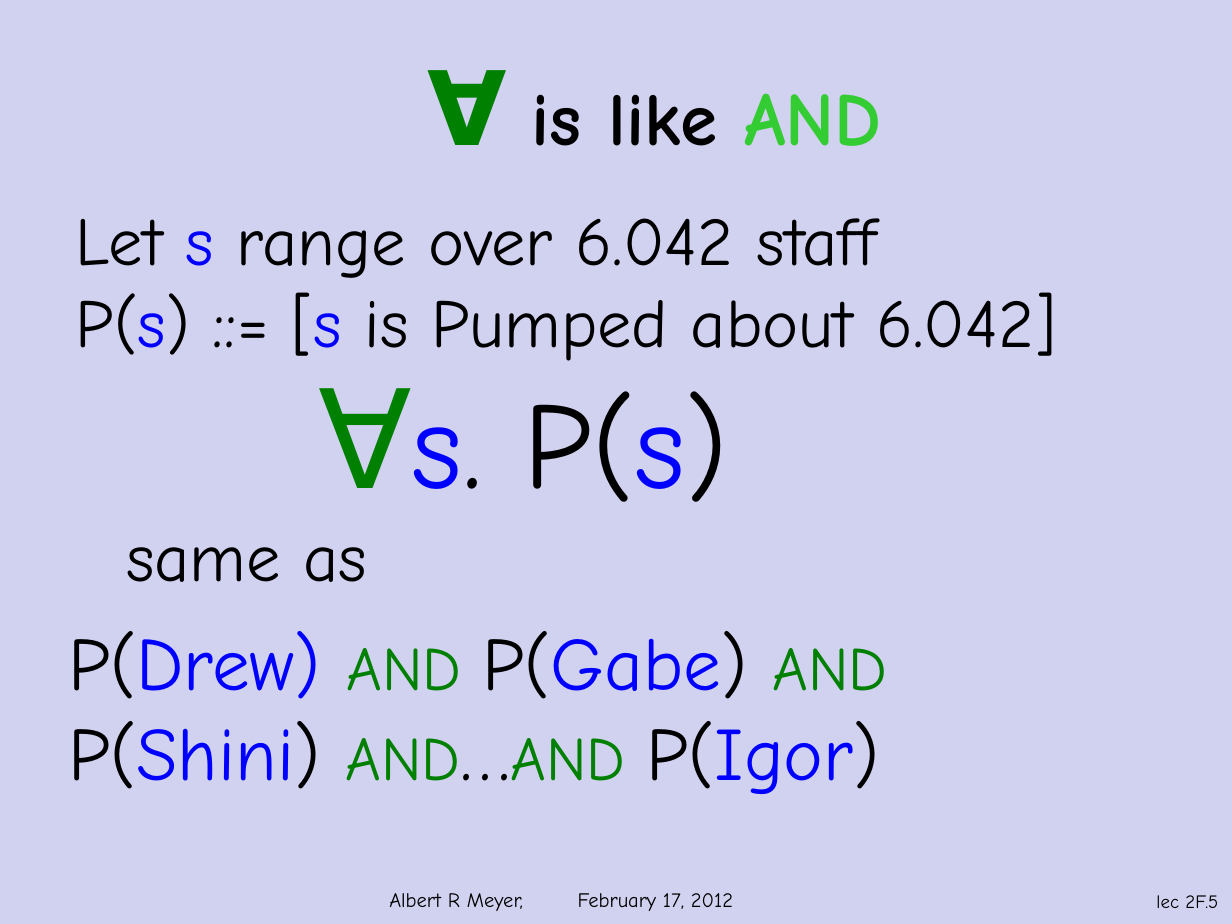
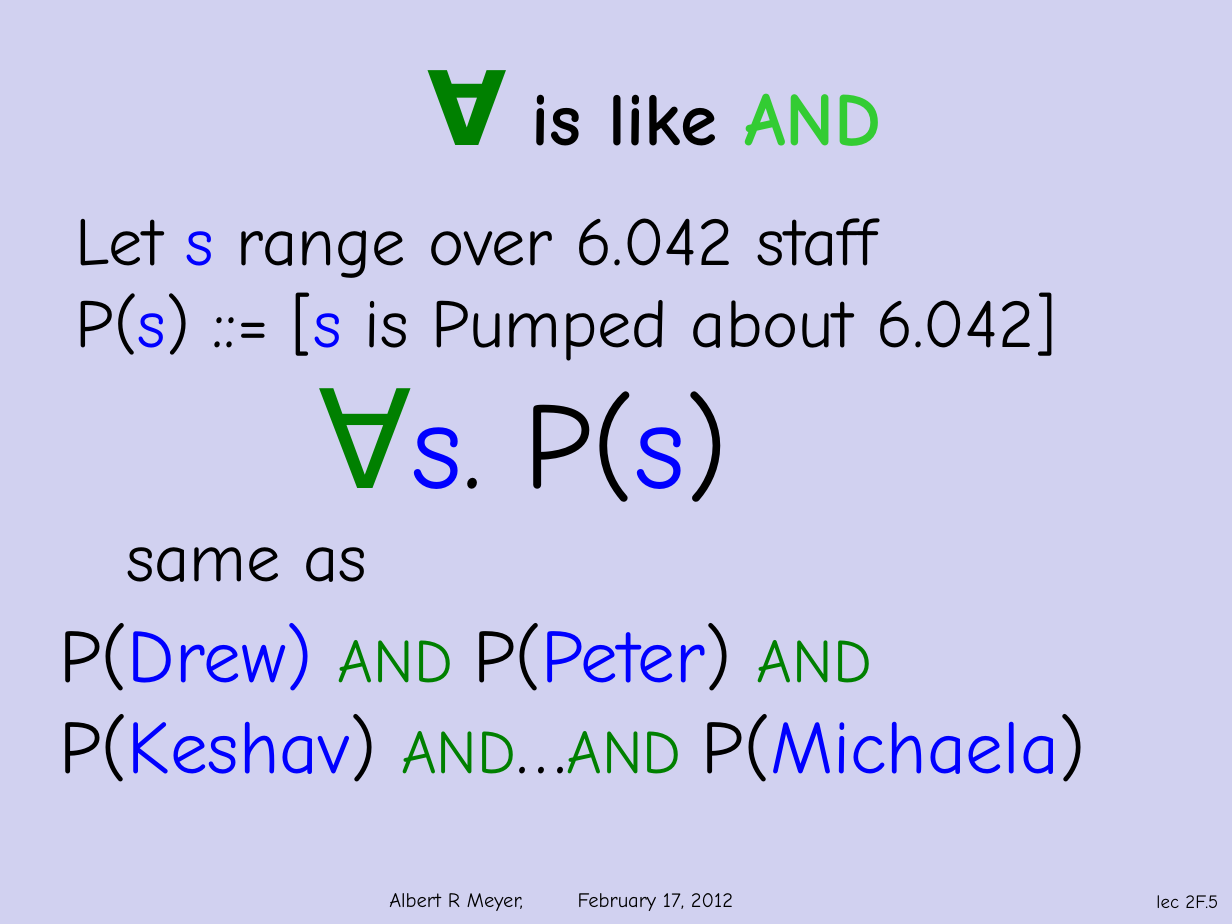
Before and after one commit to armeyer/mcs_web, a slide deck: slide 5 of spring12/slidesS12/slides2f.pptx. Drawn at 1232x924 pixels with LibreOffice and Linux fonts; fonts in the diff are those of the drawing; background and template pictures are left out. Boxes give left, top, right and bottom in pixels: in the first picture for what was removed or moved away, otherwise in the second. Text is boxed around its words. In the diff, an @@ line names an element or a change of style, - is before the commit and + after.

```diff
--- a/spring12/slidesS12/slides2f.pptx
+++ b/spring12/slidesS12/slides2f.pptx
@@ text at <box>60,623,1085,782</box>: text changed @@
-P(Drew) AND P(Gabe) AND
-P(Shini) AND…AND P(Igor)
+P(Drew) AND P(Peter) AND
+P(Keshav) AND…AND P(Michaela)
```
Also in this commit, not shown: 8 other slides changed, 5 other files.
